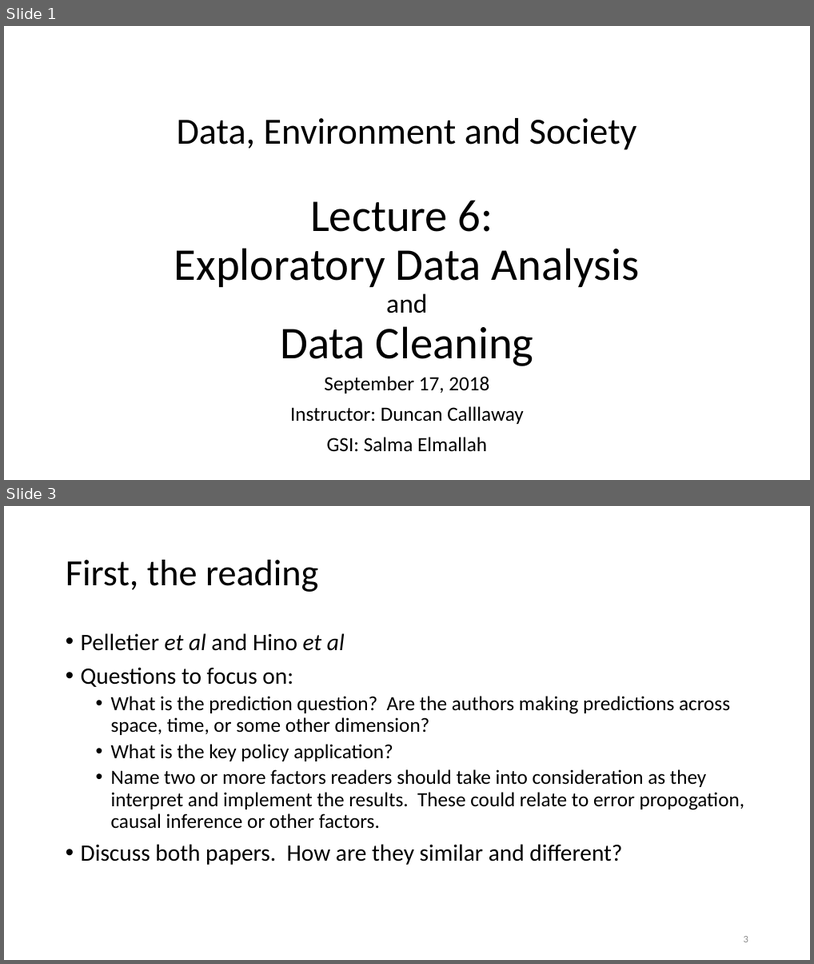
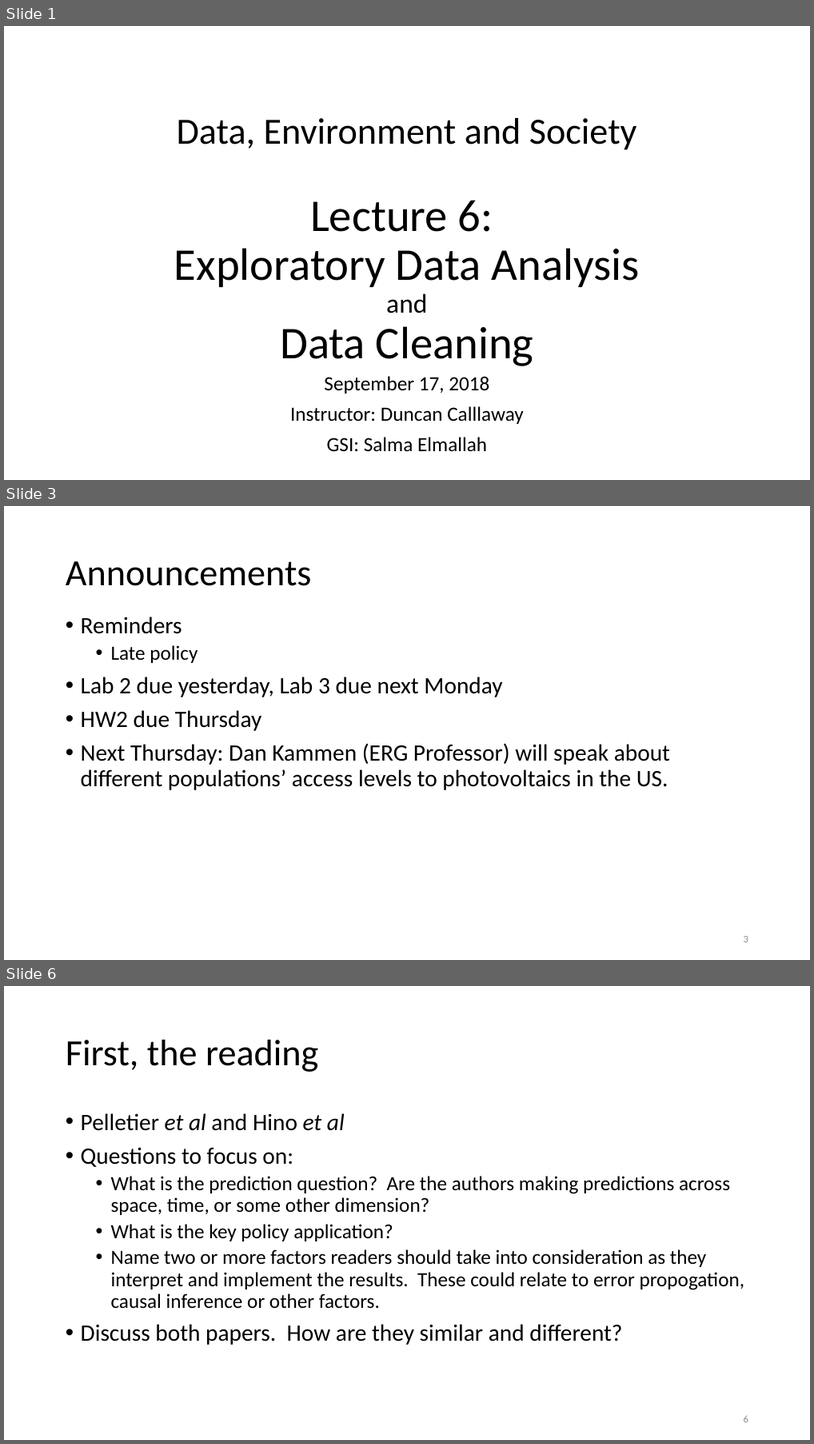
Before and after one commit to nickolasclarke/ER131, a slide deck: lecture/Lecture 06 Sept 17/6 Data Cleaning, EDA.pptx. Shown one above the other, each under a label of ours: slides 1 and 3 before the commit, slides 1, 3 and 6 after it; the slides between them are not shown. The pictures are 814x964 and 814x1444 pixels, drawn with LibreOffice and Linux fonts; fonts in the diff are those of the drawing. Boxes give left, top, right and bottom in pixels: in the first picture for what was removed or moved away, otherwise in the second. Text is boxed around its words. In the diff, an @@ line names an element or a change of style, - is before the commit and + after.

```diff
--- a/lecture/Lecture 06 Sept 17/6 Data Cleaning, EDA.pptx
+++ b/lecture/Lecture 06 Sept 17/6 Data Cleaning, EDA.pptx
@@ slide 3 added at (x1=4, y1=506, x2=810, y2=960), background #FFFFFF @@
@@ title added at (x1=66, y1=561, x2=312, y2=586), 44 pt, text #000000 @@
+Announcements
@@ text added at (x1=81, y1=616, x2=670, y2=790), 28 pt, text #000000 @@
+• Reminders
+  • Late policy
+• Lab 2 due yesterday, Lab 3 due next Monday
+• HW2 due Thursday
+• Next Thursday: Dan Kammen (ERG Professor) will speak about different populations’ access levels to photovoltaics in the US.
@@ page number added at (x1=744, y1=936, x2=749, y2=942), 12 pt, text #8C8C8C @@
+3
@@ what was slide 3 is now slide 6 @@
@@ page number at (x1=744, y1=1415, x2=749, y2=1422): text changed @@
-3
+6
```
Also in this commit, not shown: 1 slide changed, 9 other slides added, 3 other files.
